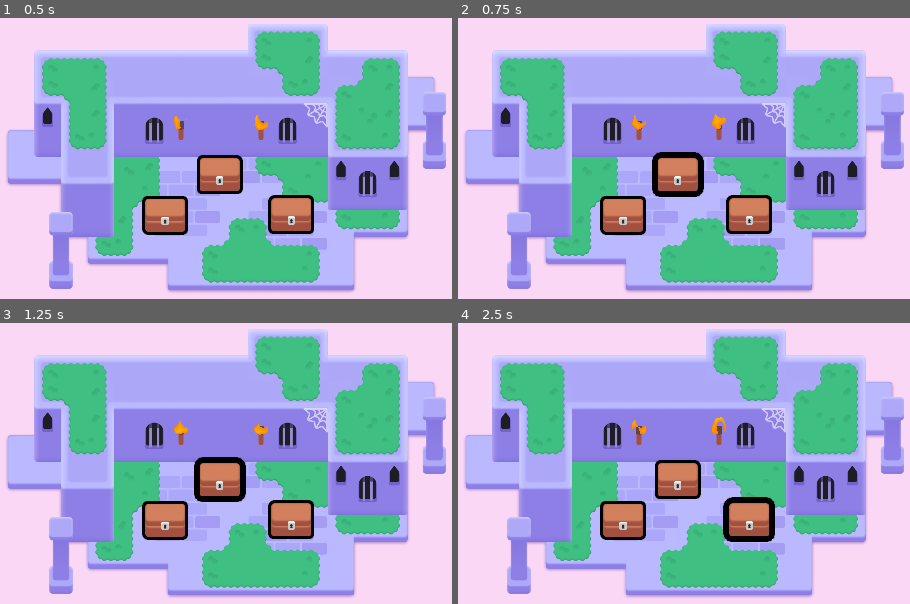
Above: before the commit, frames 1-4 (two rows, left to right).
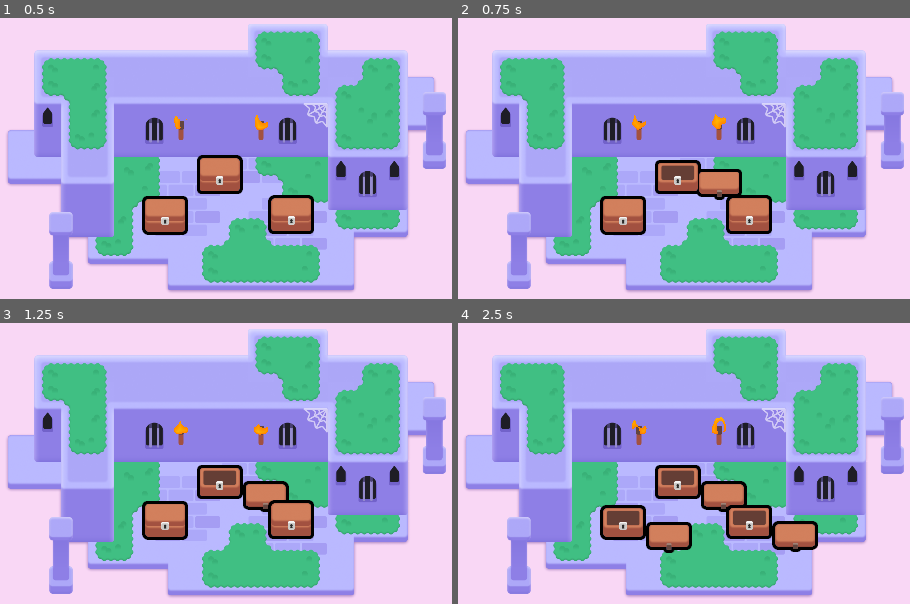
Above: after the commit, the same moments.

Repository: mel0327/2d-GameDev-course
Game: Godot game, scene res://lessons/mini_dungeon.tscn
Same seed, same stepped clock (60 frames per second), same inputs: the game is played once before the commit and once after it.
Inputs (mouse positions are in pixels of both pictures, inside the frame that each line leads up to):
- Up to frame 1 (0.5 s): no input
- Up to frame 2 (0.75 s): tap Enter at 0.5 s; move the mouse to (679, 175) at 0.52 s; press the mouse at (679, 175) at 0.53 s; hold D (move_right) from 0.53 s (still down)
- Up to frame 3 (1.25 s): keep holding D (move_right); tap Space at 0.77 s
- Up to frame 4 (2.5 s): move the mouse to (625, 519) at 1.27 s; release D (move_right) at 1.28 s; release the mouse at (625, 519) at 1.28 s; hold S (move_down) 1.28-2.03 s; right-click (625, 519) at 1.35 s; click (625, 519) at 1.42 s; tap Space at 1.52 s; move the mouse to (747, 519) at 2.02 s; hold D (move_right) from 2.03 s (still down); tap Z at 2.1 s; click (747, 519) at 2.17 s

Frame 1 is identical in both runs. In frame 2, 2.0% of the frame differs, in the area x 42-63%, y 47-65%; in frame 3, 1.9%; in frame 4, 5.3%, in the area x 31-80%, y 48-82%.

Commit message:
M6 L5 P1 + P2

Diff:
--- a/M06.looting_workbook/lessons/chest/chest.gd
+++ b/M06.looting_workbook/lessons/chest/chest.gd
@@ -1,6 +1,7 @@
 extends Area2D
 
 @onready var canvas_group: CanvasGroup= $CanvasGroup
+@onready var animation_player = $AnimationPlayer
 
 func _ready() -> void:
 	mouse_entered.connect(_on_mouse_entered)
@@ -17,3 +18,18 @@
 func _on_mouse_exited() -> void:
 	var tween := create_tween()
 	tween.tween_method(set_outline_thickness, 6.0, 3.0, 0.08)
+
+func _input_event(viewport: Node, event:InputEvent, shape_idx: int):
+	var event_is_mouse_click: bool = (
+		event is InputEventMouseButton and
+		event.button_index == MOUSE_BUTTON_LEFT and
+		event.is_pressed()
+	)
+
+	if event_is_mouse_click:
+		open()
+
+func open() -> void:
+	animation_player.play("open")
+
+	input_pickable = false
--- a/M06.looting_workbook/lessons/chest/chest.tscn
+++ b/M06.looting_workbook/lessons/chest/chest.tscn
@@ -16,6 +16,21 @@
 shader_parameter/line_thickness = 4.0
 shader_parameter/viewport_scale = Vector2(1, 1)
 
+[sub_resource type="Animation" id="Animation_dyt3v"]
+length = 0.001
+tracks/0/type = "value"
+tracks/0/imported = false
+tracks/0/enabled = true
+tracks/0/path = NodePath("CanvasGroup/Top:position")
+tracks/0/interp = 1
+tracks/0/loop_wrap = true
+tracks/0/keys = {
+"times": PackedFloat32Array(0),
+"transitions": PackedFloat32Array(1),
+"update": 0,
+"values": [Vector2(2.08165e-12, -15)]
+}
+
 [sub_resource type="Animation" id="Animation_tal1n"]
 resource_name = "open"
 tracks/0/type = "value"
@@ -29,21 +44,6 @@
 "transitions": PackedFloat32Array(1, 1, 1),
 "update": 0,
 "values": [Vector2(2.08165e-12, -15), Vector2(50, -75), Vector2(110, 35)]
-}
-
-[sub_resource type="Animation" id="Animation_dyt3v"]
-length = 0.001
-tracks/0/type = "value"
-tracks/0/imported = false
-tracks/0/enabled = true
-tracks/0/path = NodePath("CanvasGroup/Top:position")
-tracks/0/interp = 1
-tracks/0/loop_wrap = true
-tracks/0/keys = {
-"times": PackedFloat32Array(0),
-"transitions": PackedFloat32Array(1),
-"update": 0,
-"values": [Vector2(2.08165e-12, -15)]
 }
 
 [sub_resource type="AnimationLibrary" id="AnimationLibrary_3nxxm"]
--- a/M06.looting_workbook/practices/L5.P1.open_the_door/door.gd
+++ b/M06.looting_workbook/practices/L5.P1.open_the_door/door.gd
@@ -4,10 +4,16 @@
 
 
 func _input_event(viewport: Node, event: InputEvent, shape_index: int):
-	# Complete this boolean expression to check if the input event is a left-mouse click.
 	var event_is_mouse_click: bool = (
-		false
+		event is InputEventMouseButton and
+		event.button_index == MOUSE_BUTTON_LEFT and
+		event.is_pressed()
 	)
 
 	if event_is_mouse_click:
-		pass
+		open()
+
+func open() -> void:
+	animation_player.play("open")
+
+	input_pickable = false
--- a/M06.looting_workbook/practices/L5.P1.open_the_door/open_the_door.tscn
+++ b/M06.looting_workbook/practices/L5.P1.open_the_door/open_the_door.tscn
@@ -1,17 +1,13 @@
-[gd_scene load_steps=4 format=3]
+[gd_scene load_steps=3 format=3 uid="uid://d30ug27rlldoj"]
 
 [ext_resource type="PackedScene" path="res://practices/L5.P1.open_the_door/door_open.tscn" id="1_jjcwt"]
-[ext_resource type="Script" path="res://practices/L5.P1.open_the_door/door.gd" id="2_761eb"]
-[ext_resource type="Texture2D" path="res://practices/L5.P1.open_the_door/wall.png" id="3_nmn4b"]
+[ext_resource type="Texture2D" uid="uid://dwbwn5t4dfiib" path="res://practices/L5.P1.open_the_door/wall.png" id="3_nmn4b"]
 
 [node name="OpenTheDoor" type="Node2D"]
 metadata/_edit_horizontal_guides_ = []
 
-[node name="DoorOpen" type="Area2D" parent="." instance=ExtResource("1_jjcwt")]
+[node name="DoorOpen" parent="." instance=ExtResource("1_jjcwt")]
 position = Vector2(960, 446.5)
-collision_layer = 2
-collision_mask = 0
-script = ExtResource("2_761eb")
 
 [node name="Wall" type="Sprite2D" parent="."]
 position = Vector2(959, 929.5)
--- a/M06.looting_workbook/practices/L5.P2.pop_the_balloon/balloon_pop.gd
+++ b/M06.looting_workbook/practices/L5.P2.pop_the_balloon/balloon_pop.gd
@@ -1,11 +1,16 @@
 extends Area2D
 
+@onready var balloon_pop: CanvasGroup= $CanvasGroup
 
 func _input_event(viewport: Node, event: InputEvent, shape_index: int):
 	var event_is_mouse_release: bool = (
-		event is InputEventMouseButton
-		and event.button_index == MOUSE_BUTTON_LEFT
+		event is InputEventMouseButton and
+		event.button_index == MOUSE_BUTTON_LEFT and
+		event.is_released()
 	)
 
 	if event_is_mouse_release:
-		pass
+		release()
+
+func release() -> void:
+	queue_free()
--- a/M06.looting_workbook/practices/L5.P2.pop_the_balloon/pop_the_balloon.tscn
+++ b/M06.looting_workbook/practices/L5.P2.pop_the_balloon/pop_the_balloon.tscn
@@ -1,16 +1,11 @@
-[gd_scene load_steps=3 format=3]
+[gd_scene load_steps=2 format=3 uid="uid://cxgcna68miv43"]
 
 [ext_resource type="PackedScene" path="res://practices/L5.P2.pop_the_balloon/balloon_pop.tscn" id="1_enrvy"]
-[ext_resource type="Script" path="res://practices/L5.P2.pop_the_balloon/balloon_pop.gd" id="2_xkyg3"]
 
 [node name="PopTheBalloon" type="Node2D"]
 metadata/_edit_horizontal_guides_ = []
 
-[node name="BalloonPop" type="Area2D" parent="." instance=ExtResource("1_enrvy")]
-position = Vector2(960, 540)
-collision_layer = 2
-collision_mask = 0
-script = ExtResource("2_xkyg3")
+[node name="BalloonPop" parent="." instance=ExtResource("1_enrvy")]
 
 [node name="ExtraVisuals" type="Node" parent="."]
 
